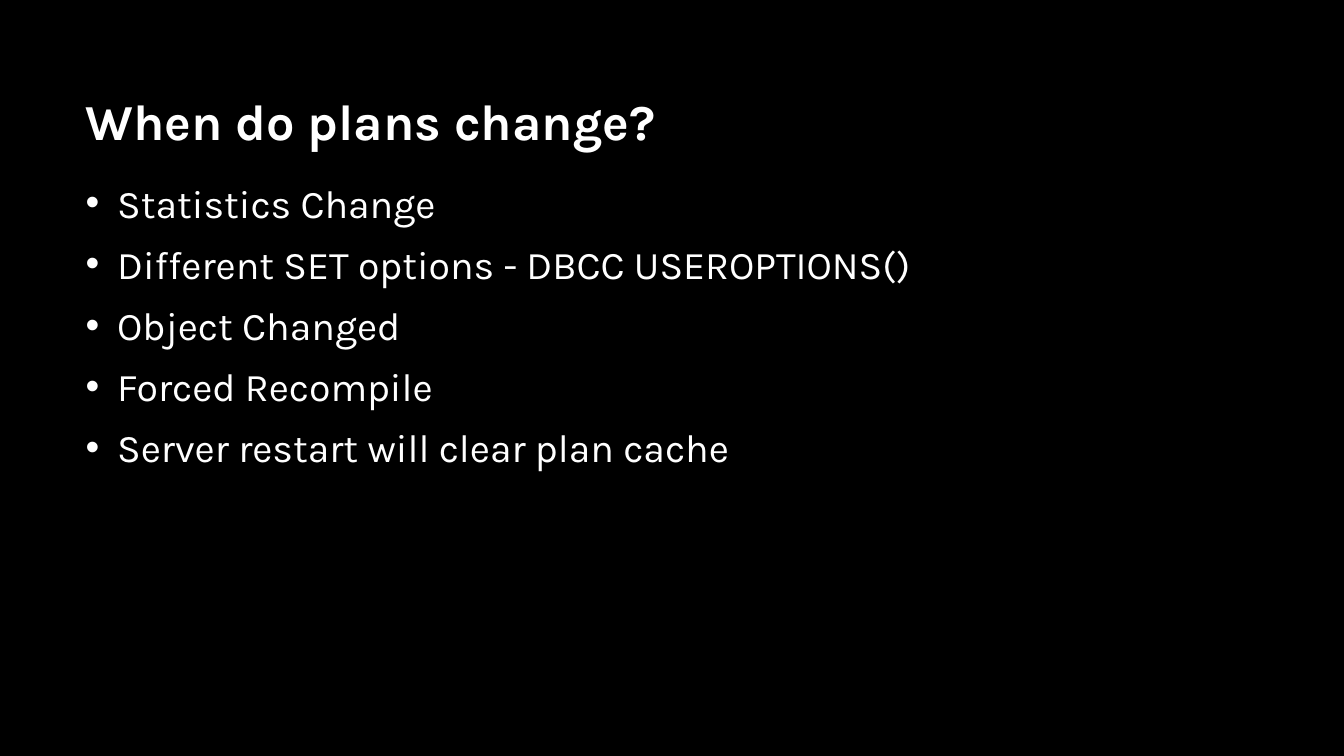
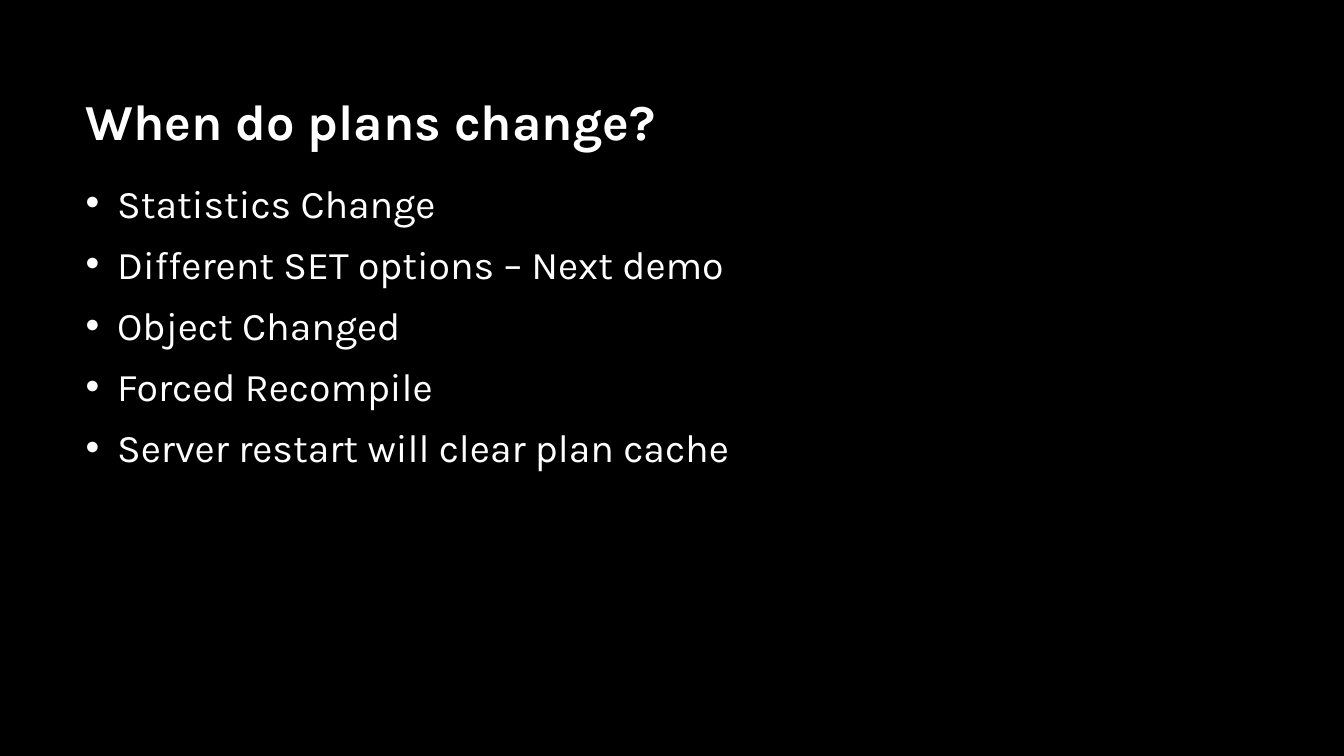
Before and after one commit to sabinio/SQLTraining, a slide deck: slide 26 of Slides/3. Query Execution.pptx (slide 22 before the commit). Drawn at 1344x756 pixels with LibreOffice and Linux fonts; fonts in the diff are those of the drawing; background and template pictures are left out. Boxes give left, top, right and bottom in pixels: in the first picture for what was removed or moved away, otherwise in the second. Text is boxed around its words. In the diff, an @@ line names an element or a change of style, - is before the commit and + after.

```diff
--- a/Slides/3. Query Execution.pptx
+++ b/Slides/3. Query Execution.pptx
@@ text at [117,252,723,289]: text changed @@
-• Different SET options - DBCC USEROPTIONS()
+• Different SET options – Next demo
```
Also in this commit, not shown: 6 other slides changed, 8 slides added, 3 slides removed, 1 other file.
